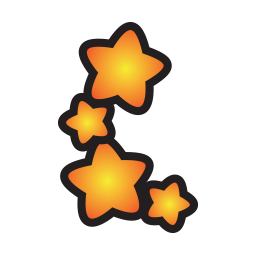
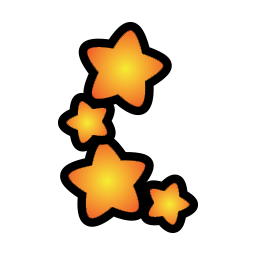
Revision of a layered 256 × 256 image; what changed, layer by layer:
painted on "Layer 1" over [58, 22, 198, 233]
